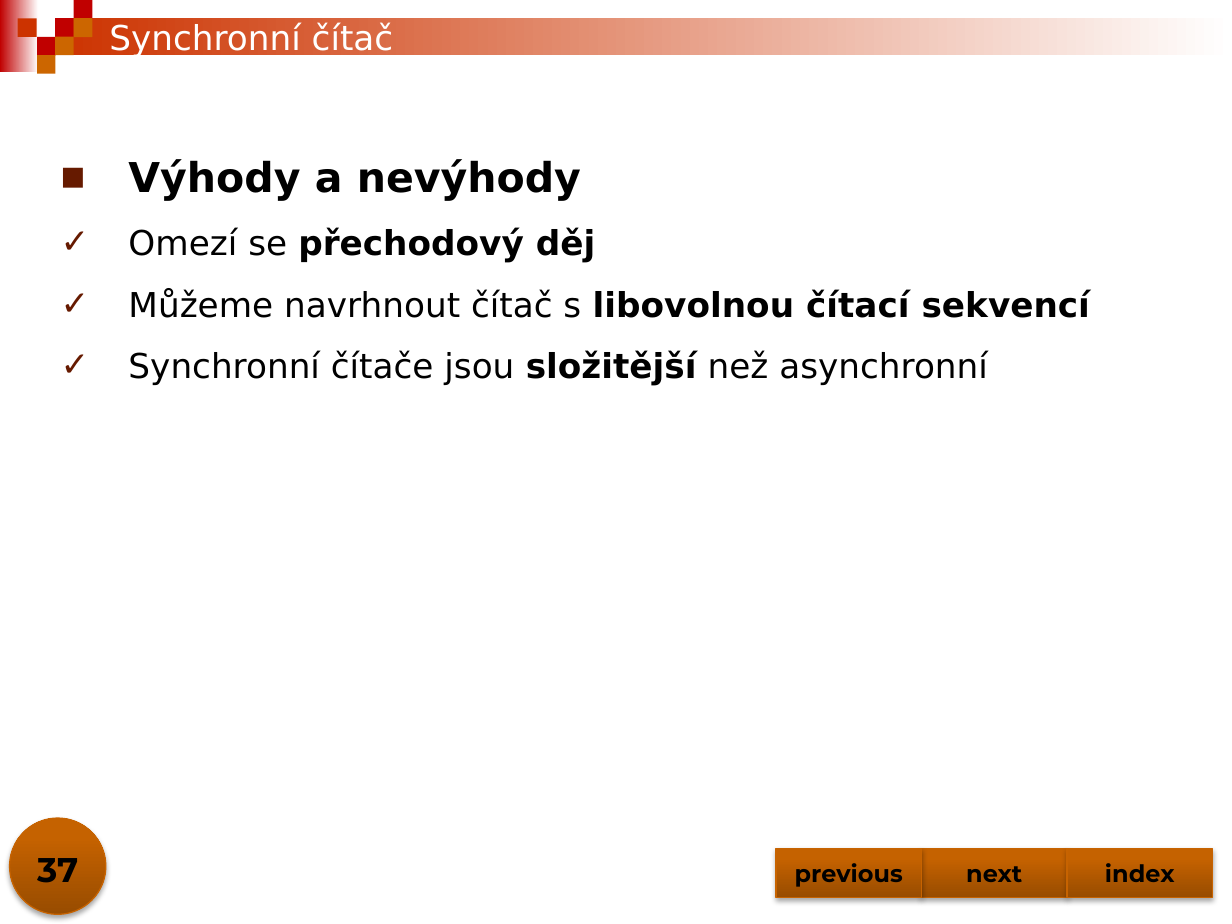
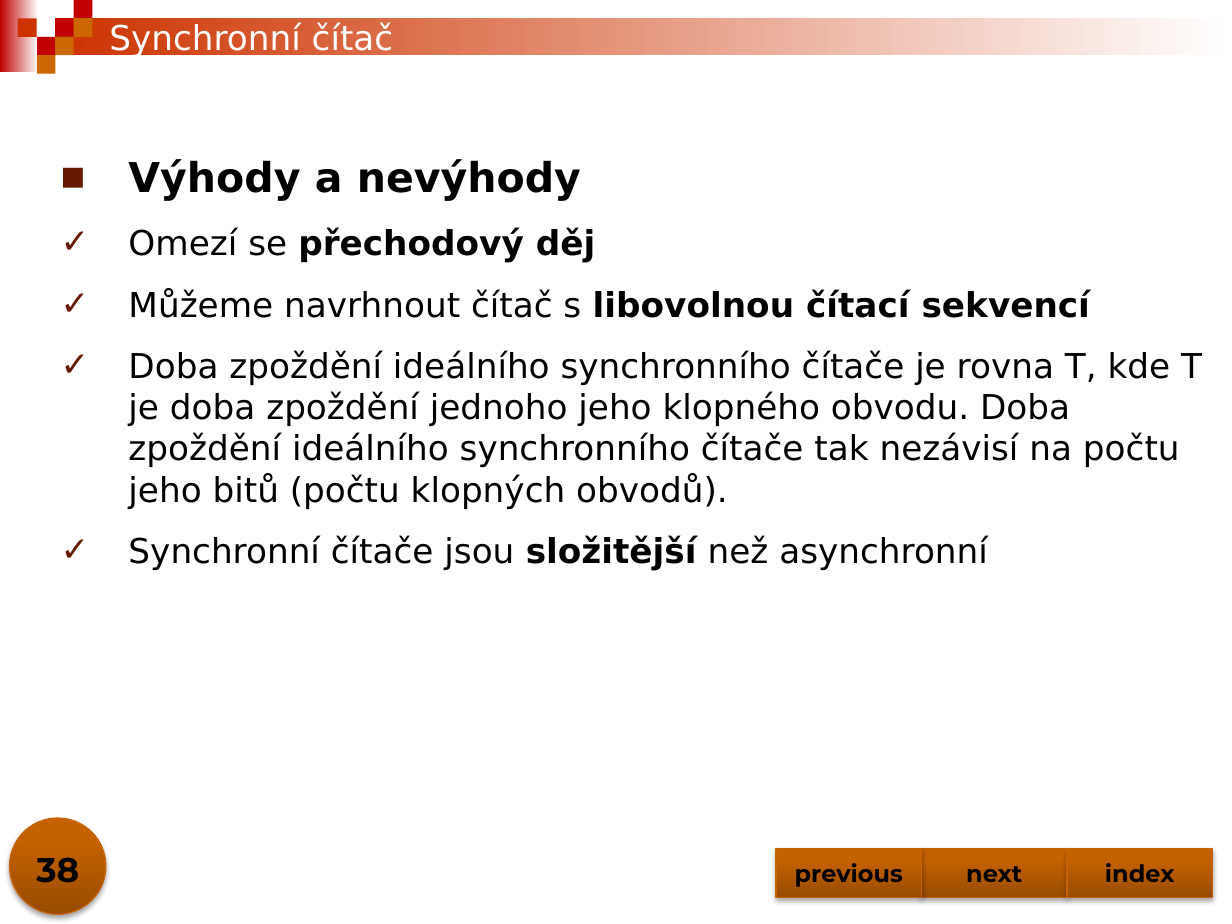
Before and after one commit to jjasik/spse, a slide deck: slide 38 of predmety/dig/materialy/citace.pptx (slide 37 before the commit). Drawn at 1232x924 pixels with LibreOffice and Linux fonts; fonts in the diff are those of the drawing. Boxes give left, top, right and bottom in pixels: in the first picture for what was removed or moved away, otherwise in the second. Text is boxed around its words. In the diff, an @@ line names an element or a change of style, - is before the commit and + after.

```diff
--- a/predmety/dig/materialy/citace.pptx
+++ b/predmety/dig/materialy/citace.pptx
@@ text at (128, 351, 1202, 509): paragraph added @@
+✓ Doba zpoždění ideálního synchronního čítače je rovna T, kde T je doba zpoždění jednoho jeho klopného obvodu. Doba zpoždění ideálního synchronního čítače tak nezávisí na počtu jeho bitů (počtu klopných obvodů).
@@ page number at (36, 857, 79, 883): text changed @@
-37
+38
```
Also in this commit, not shown: 18 other slides changed, 1 slide added.
